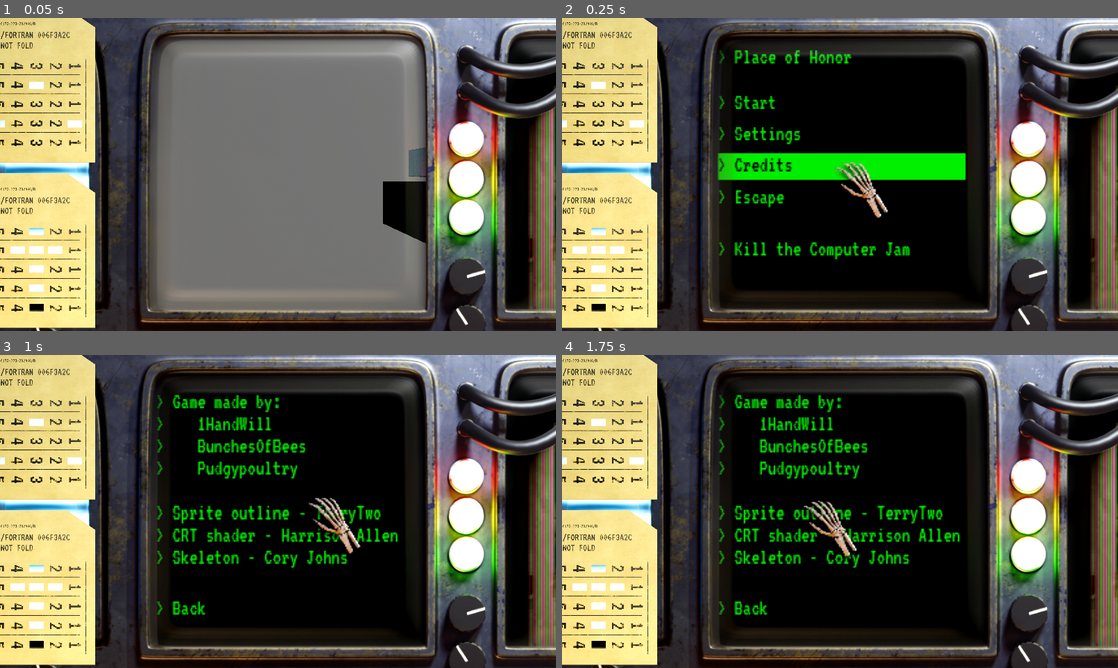
Above: before the commit, frames 1-4 (two rows, left to right).
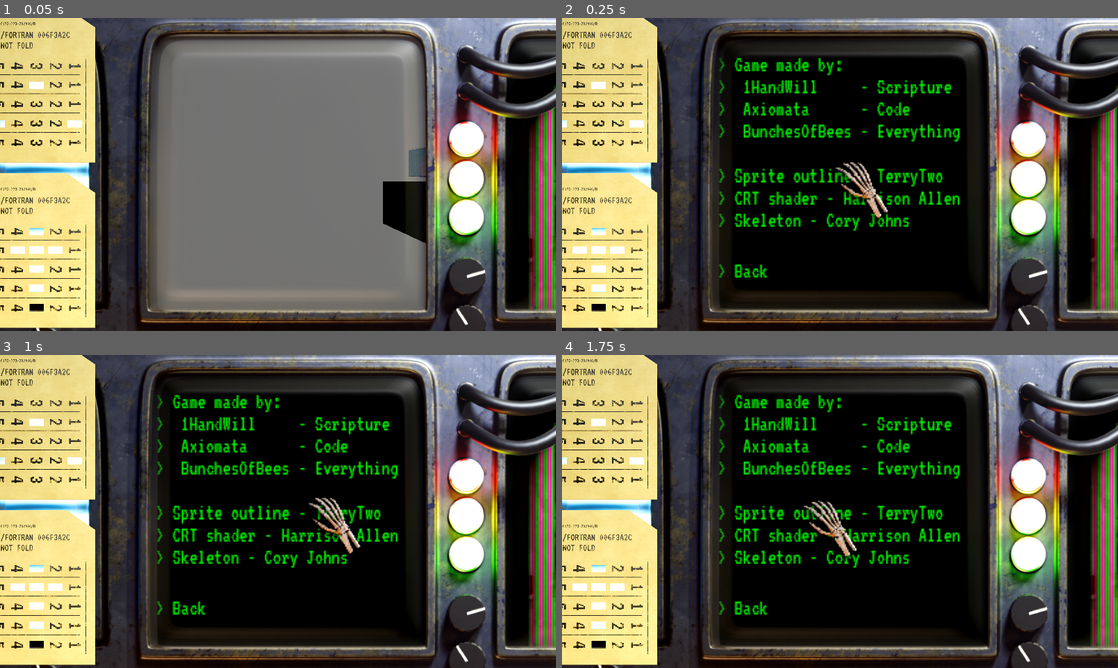
Above: after the commit, the same moments.

Repository: pudgypoultry/kill-the-computer-jam
Game: Godot game, scene res://InitialLoadingScreen.tscn
The game is run twice, just before and just after one commit, with the same random seed, the same clock (stepped at 60 frames per second) and the same inputs. Sound files missing from this copy of the repository are replaced by a short silence.
Inputs (mouse positions are in pixels of both pictures, inside the frame that each line leads up to):
- Up to frame 1 (0.05 s): no input
- Up to frame 2 (0.25 s): no input
- Up to frame 3 (1 s): tap Enter at 0.5 s; move the mouse to (305, 511) at 0.52 s; hold W (move_forward) from 0.53 s (still down); click (305, 511) at 0.6 s
- Up to frame 4 (1.75 s): keep holding W (move_forward); tap Space at 1.25 s; move the mouse to (812, 511) at 1.27 s; click (812, 511) at 1.35 s

Frame 1 is identical in both runs. In frame 2, 9.4% of the frame differs, in the area x 28-73%, y 10-84%; in frame 3, 2.4%; in frame 4, 2.4%.

Commit message:
Title screen update

Diff:
--- a/Scenes/TitleScreen/TitleScreen.tscn
+++ b/Scenes/TitleScreen/TitleScreen.tscn
@@ -38,6 +38,7 @@
 color = Color(0, 0, 0, 1)
 
 [node name="Menu" type="VBoxContainer" parent="." unique_id=93327392]
+visible = false
 layout_mode = 2
 size_flags_vertical = 4
 
@@ -310,7 +311,6 @@
 scene_to_hide = NodePath("..")
 
 [node name="Credits" type="VBoxContainer" parent="." unique_id=1997220517]
-visible = false
 layout_mode = 2
 size_flags_vertical = 4
 
@@ -322,9 +322,9 @@
 theme_override_colors/default_color = Color(0.054711282, 0.75625, 0, 1)
 theme_override_fonts/normal_font = ExtResource("1_f6ya5")
 text = "> Game made by:
->    1HandWill
->    BunchesOfBees
->    Pudgypoultry
+>  1HandWill     - Scripture
+>  Axiomata      - Code
+>  BunchesOfBees - Everything
 
 > Sprite outline - TerryTwo
 > CRT shader - Harrison Allen
